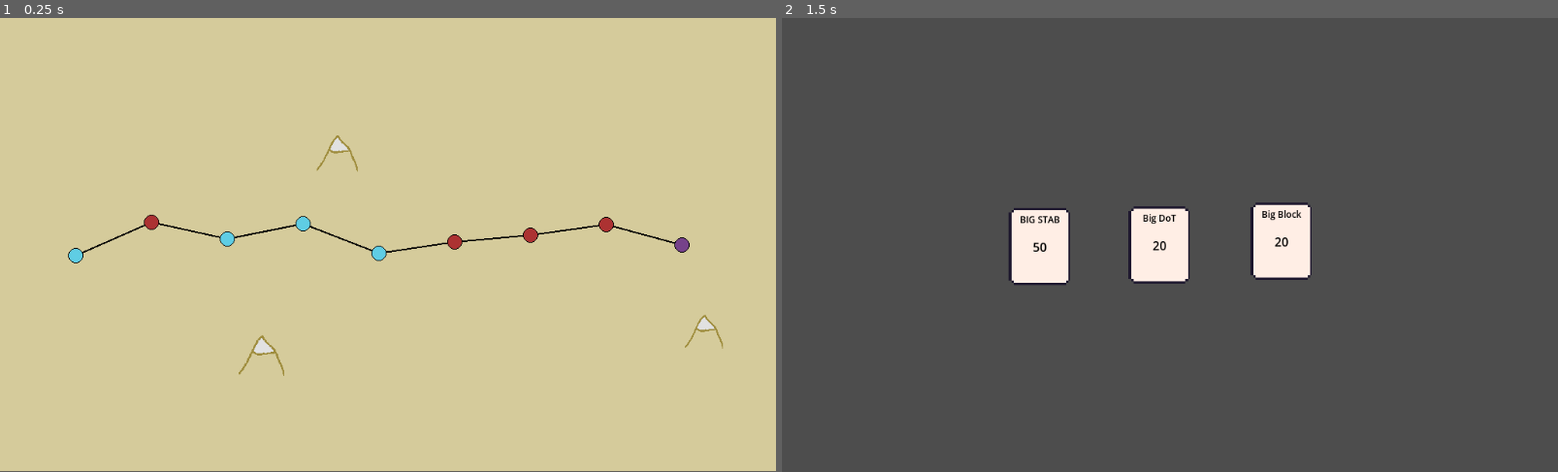
Above: before the commit, frames 1-2 (left to right).
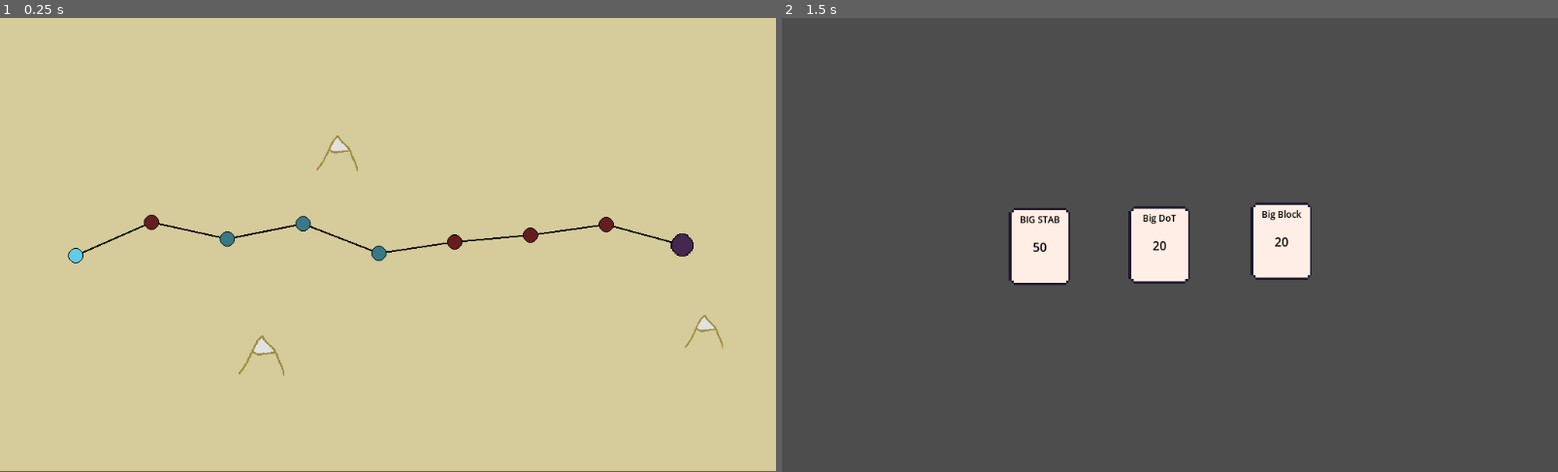
Above: after the commit, the same moments.

Repository: maxnovak/card-battle-time
Game: Godot game, scene res://Game.tscn
Same seed, same stepped clock (60 frames per second), same inputs: the game is played once before the commit and once after it.
Inputs (mouse positions are in pixels of both pictures, inside the frame that each line leads up to):
- Up to frame 1 (0.25 s): no input
- Up to frame 2 (1.5 s): tap Enter at 0.5 s; move the mouse to (859, 254) at 0.52 s; click (859, 254) at 0.67 s; tap Space at 1.25 s; move the mouse to (1038, 245) at 1.27 s; click (1038, 245) at 1.42 s

The runs differ from the first frame. In frame 1, 0.4% of the frame differs, in the area x 18-90%, y 43-54%; in frame 2, nothing differs.

Commit message:
Make player follow location order and visualy show whats clickable

Diff:
--- a/Map/Location/Location.tscn
+++ b/Map/Location/Location.tscn
@@ -10,6 +10,7 @@
 type = 2
 
 [node name="Icon" type="Sprite2D" parent="."]
+modulate = Color(0.588235, 0.588235, 0.588235, 1)
 texture = ExtResource("2_t7c5d")
 
 [node name="Area2D" type="Area2D" parent="."]
--- a/Map/Location/location.gd
+++ b/Map/Location/location.gd
@@ -9,22 +9,31 @@
 @export
 var parent: Location
 
+var active: bool
+
 func _ready():
 	var path = LocationClass.TypeTextureMap[type]
 	var locationSprite = load(path)
 	$Icon.texture = locationSprite
 
 func _on_area_2d_mouse_entered():
+	if active:
+		Input.set_default_cursor_shape(Input.CURSOR_POINTING_HAND)
+
 	$Icon.scale = Vector2(2.0, 2.0)
 	$Area2D/CollisionShape2D.scale = Vector2(2.0, 2.0)
 	$Tooltip.text = LocationClass.TooltipMap.get(type, "")
 
 func _on_area_2d_mouse_exited():
+	Input.set_default_cursor_shape(Input.CURSOR_ARROW)
 	$Icon.scale = Vector2(1.0, 1.0)
 	$Area2D/CollisionShape2D.scale = Vector2(1.0, 1.0)
 	$Tooltip.text = ""
 
 func _on_area_2d_input_event(_viewport, event, _shape_idx):
+	if !active:
+		return
+
 	if event.is_pressed() && event.button_index == MOUSE_BUTTON_LEFT:
 		location_event.emit(type)
 		type = LocationClass.VisitedLocationMap[type]
@@ -36,3 +45,9 @@
 		$Tooltip.text = ""
 		$Area2D.disconnect("mouse_entered", _on_area_2d_mouse_entered)
 		$Area2D.disconnect("input_event", _on_area_2d_input_event)
+
+func _process(_delta):
+	if !active:
+		$Icon.modulate = Color.html("#969696")
+	else:
+		$Icon.modulate = Color.html("#ffffff")
--- a/Map/Map.tscn
+++ b/Map/Map.tscn
@@ -10,3 +10,5 @@
 show_behind_parent = true
 position = Vector2(512, 299)
 texture = ExtResource("2_i24gq")
+
+[node name="Locations" type="Node" parent="."]
--- a/Map/map.gd
+++ b/Map/map.gd
@@ -24,6 +24,8 @@
 const MountainBottomMinY = 400
 const MountainBottomMaxY = 575
 
+var activeLocation = 0
+
 func _ready():
 	populateLandscape()
 	createLocations()
@@ -39,14 +41,16 @@
 			rng.randi_range(LocationMinHeight, LocationMaxHeight)
 		)
 		spot.location_event.connect(_on_location_event)
-		add_child(spot, true)
+		$Locations.add_child(spot, true)
 		previousLocation = spot
-	var spot = location.instantiate()
-	spot.type = LocationClass.Types.BOSS
-	spot.parent = previousLocation
-	spot.position = Vector2(NumberOfLocations*LocationStepDistance+LocationStepDistance, 300)
-	spot.location_event.connect(_on_location_event)
-	add_child(spot, true)
+	#Final Location
+	var boss = location.instantiate()
+	boss.type = LocationClass.Types.BOSS
+	boss.parent = previousLocation
+	boss.position = Vector2(NumberOfLocations*LocationStepDistance+LocationStepDistance, 300)
+	boss.location_event.connect(_on_location_event)
+	boss.scale = Vector2(1.5, 1.5)
+	$Locations.add_child(boss, true)
 
 func populateLandscape():
 	#Top Range
@@ -57,8 +61,8 @@
 			rng.randi_range(MountainMinX, MountainMaxX),
 			rng.randi_range(MountainTopMinY, MountainTopMaxY)
 		)
-		var scale = randf_range(MountainMinSize, MountainMaxSize)
-		mountain.scale = Vector2(scale, scale)
+		var mountainScale = randf_range(MountainMinSize, MountainMaxSize)
+		mountain.scale = Vector2(mountainScale, mountainScale)
 		add_child(mountain)
 
 	#Bottom Range
@@ -69,14 +73,18 @@
 			rng.randi_range(MountainMinX, MountainMaxX),
 			rng.randi_range(MountainBottomMinY, MountainBottomMaxY)
 		)
-		var scale = randf_range(MountainMinSize, MountainMaxSize)
-		mountain.scale = Vector2(scale, scale)
+		var mountainScale = randf_range(MountainMinSize, MountainMaxSize)
+		mountain.scale = Vector2(mountainScale, mountainScale)
 		add_child(mountain)
 
+func _process(_delta):
+	$Locations.get_children()[activeLocation].active = true
+
 func _draw():
-	for spot in find_children("Location*", "Node2D", true, false):
+	for spot in $Locations.get_children():
 		if spot.parent != null:
 			draw_line(spot.parent.global_position, spot.global_position, Color.BLACK, 2.0)
 
 func _on_location_event(type):
 	change_scene.emit(type)
+	activeLocation += 1
